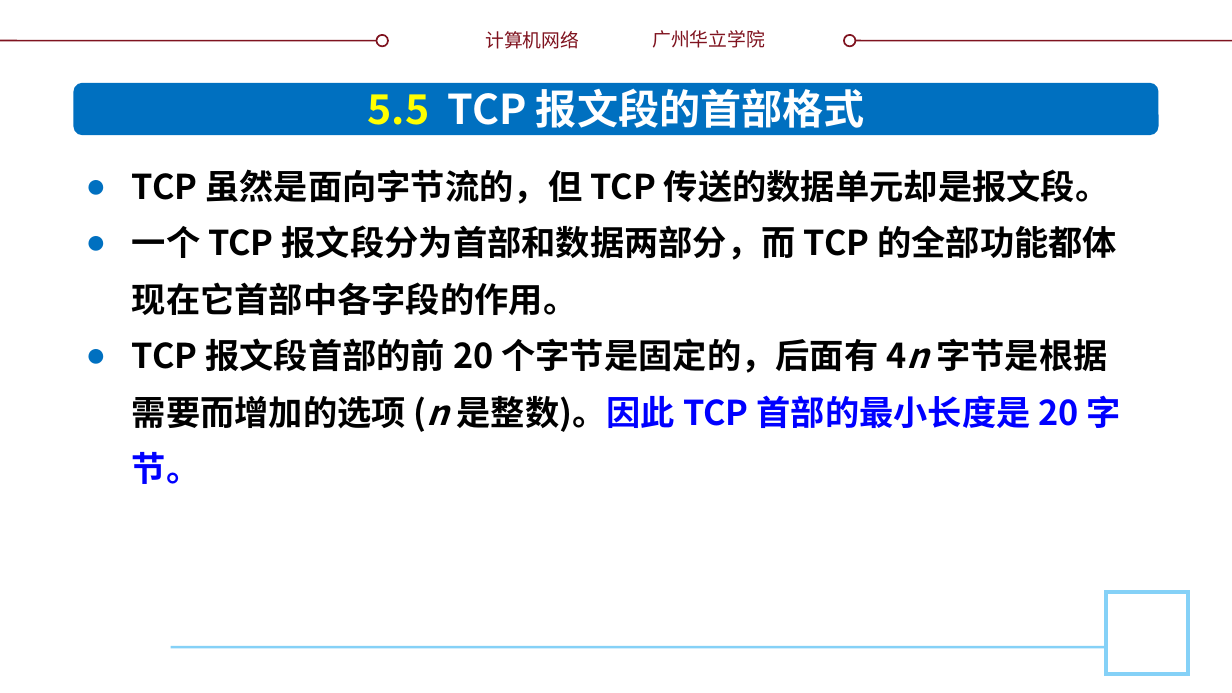
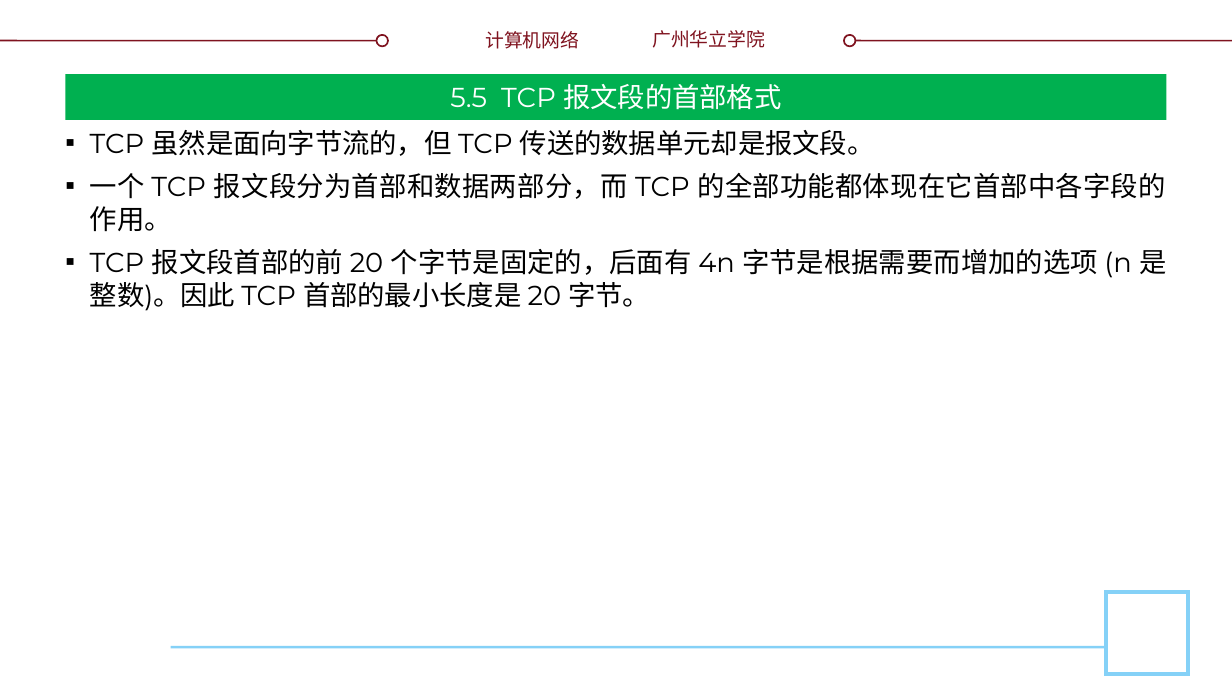
Before and after one commit to glplaman/glplaman.github.io, a slide deck: slide 67 of network/ppt/chap5.pptx (slide 64 before the commit). Drawn at 1232x693 pixels with LibreOffice and Linux fonts; fonts in the diff are those of the drawing; background and template pictures are left out. Boxes give left, top, right and bottom in pixels: in the first picture for what was removed or moved away, otherwise in the second. Text is boxed around its words. In the diff, an @@ line names an element or a change of style, - is before the commit and + after.

```diff
--- a/network/ppt/chap5.pptx
+++ b/network/ppt/chap5.pptx
@@ title "5.5 TCP 报文段的首部格式": place and size @@
-title "5.5 TCP 报文段的首部格式" at bbox=[367, 82, 865, 128]
+title "5.5 TCP 报文段的首部格式" at bbox=[65, 74, 1167, 120]
@@ title "5.5 TCP 报文段的首部格式" at bbox=[65, 74, 1167, 120]: size 24 to 16 pt, font Noto Sans CJK SC to Montserrat, bold off; text colour #FFFF00 to #FFFFFF in "5.5"; vertical alignment top to middle; fill none to #00B050 @@
@@ rounded rectangle removed at bbox=[74, 83, 1159, 136] @@
@@ text "TCP 虽然是面向字节流的，但 TCP 传送的数据单元却是报文段。": place and size @@
-text "TCP 虽然是面向字节流的，但 TCP 传送的数据单元却是报文段。" at bbox=[132, 169, 1121, 484]
+text "TCP 虽然是面向字节流的，但 TCP 传送的数据单元却是报文段。" at bbox=[90, 130, 1166, 311]
@@ text "TCP 虽然是面向字节流的，但 TCP 传送的数据单元却是报文段。" at bbox=[90, 130, 1166, 311]: size 20 to 16 pt, font Noto Sans CJK SC to Montserrat, bold off; text colour #0000FF to #000000 in "是整数)。因此 TCP 首部的最小长度是 20 字节。"; italic off in "4n (n"; alignment left to justified; bullet ● to ▪; line spacing 33pt to 1; more space between paragraphs @@
```
Also in this commit, not shown: 40 other slides changed, 3 slides added, 11 other files.
